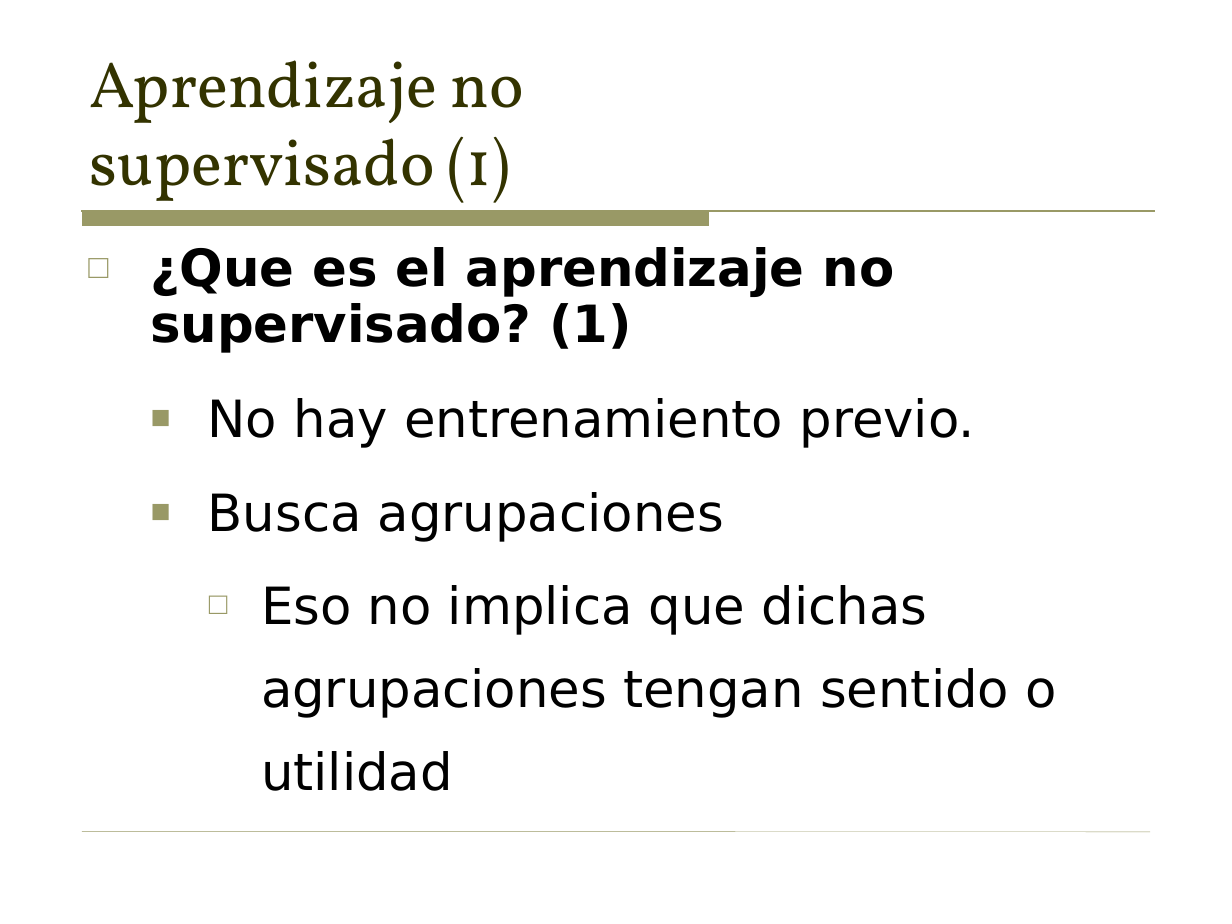
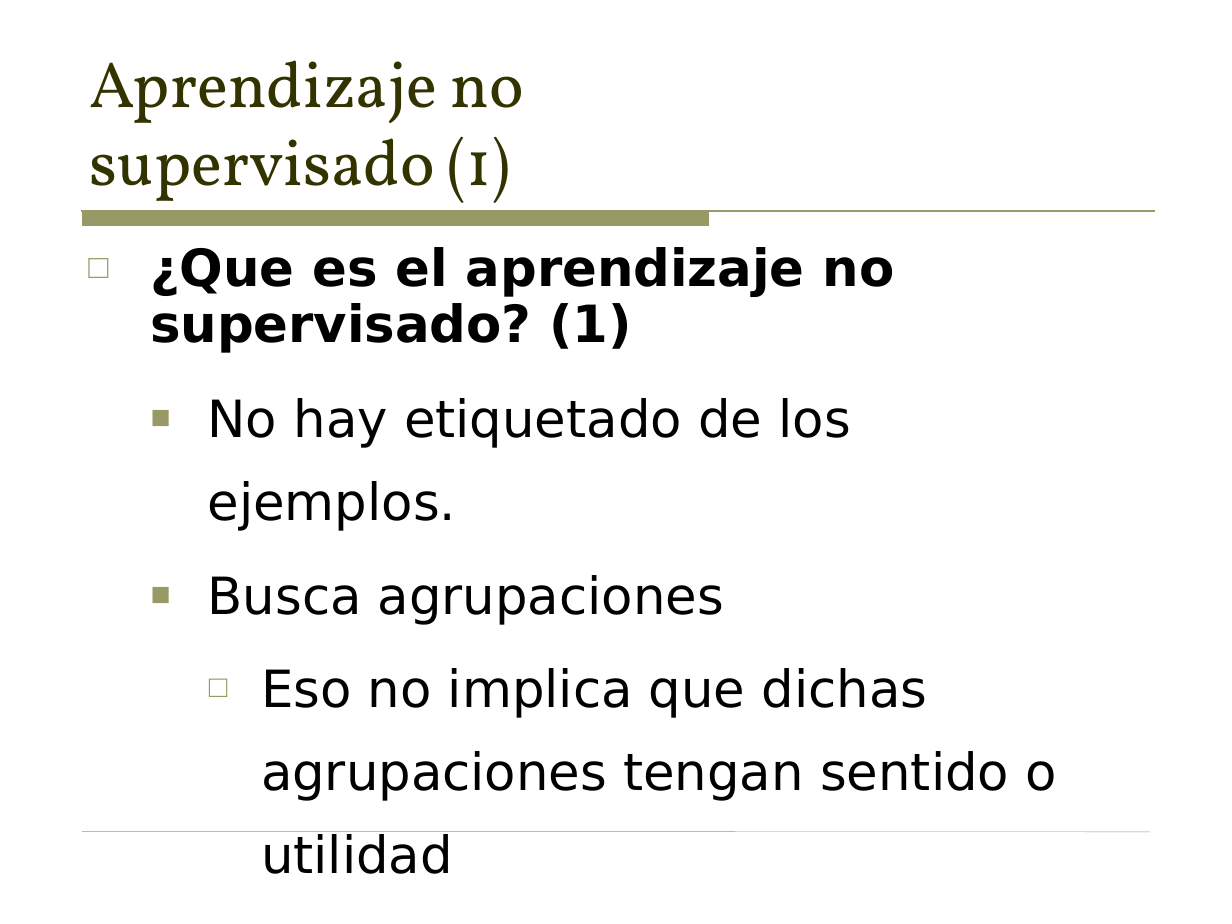
Before and after one commit to sergarb1/TallerAprendizajeAutomaticoPython, a slide deck: slide 27 of Taller - Introduccion al aprendizaje automatico (Supervisado y no supervisado).odp (slide 31 before the commit). Drawn at 1232x924 pixels with LibreOffice and Linux fonts; fonts in the diff are those of the drawing. Boxes give left, top, right and bottom in pixels: in the first picture for what was removed or moved away, otherwise in the second. Text is boxed around its words. In the diff, an @@ line names an element or a change of style, - is before the commit and + after.

```diff
--- a/Taller - Introduccion al aprendizaje automatico (Supervisado y no supervisado).odp
+++ b/Taller - Introduccion al aprendizaje automatico (Supervisado y no supervisado).odp
@@ text at (x1=208, y1=398, x2=851, y2=531): text changed @@
-  ■ No hay entrenamiento previo.
+  ■ No hay etiquetado de los ejemplos.
```
Also in this commit, not shown: 3 other slides changed, 4 slides removed, 11 other files.
